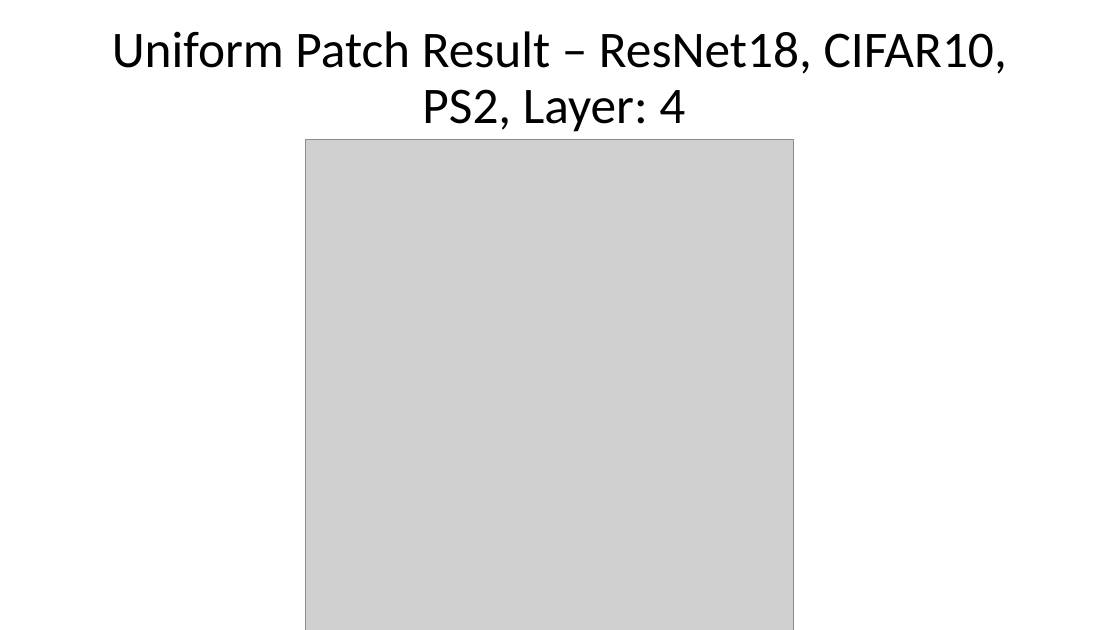
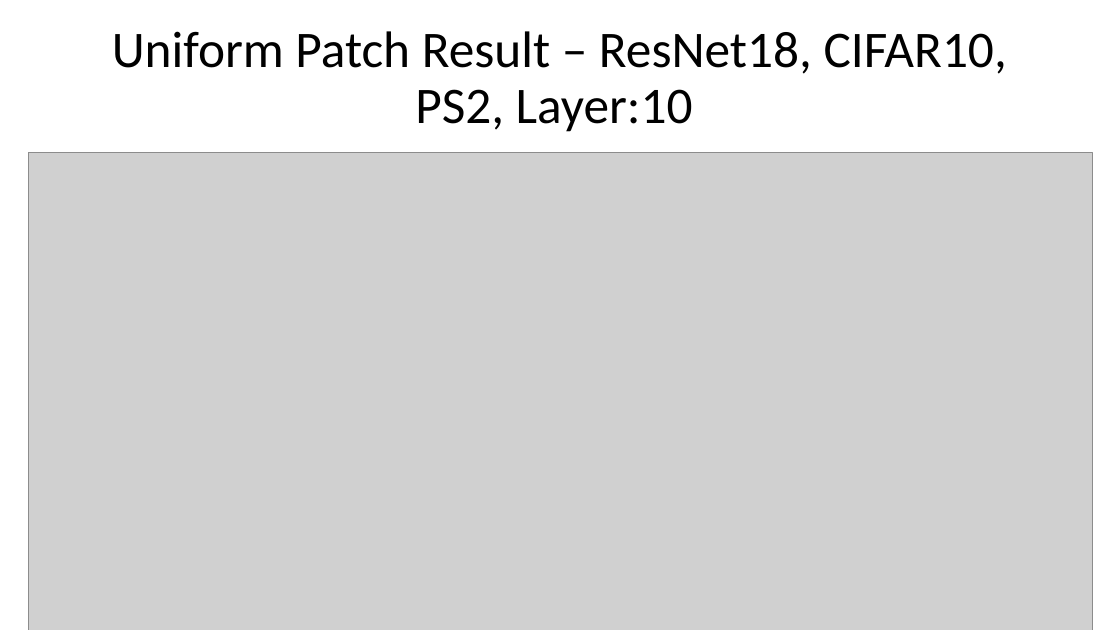
Before and after one commit to Mano-Man/Proj2, a slide deck: slide 21 of doc/Presentations/Results_Masks.pptx (slide 14 before the commit). Drawn at 1120x630 pixels with LibreOffice and Linux fonts; fonts in the diff are those of the drawing; grey boxes stand for pictures. Boxes give left, top, right and bottom in pixels: in the first picture for what was removed or moved away, otherwise in the second. Text is boxed around its words. In the diff, an @@ line names an element or a change of style, - is before the commit and + after.

```diff
--- a/doc/Presentations/Results_Masks.pptx
+++ b/doc/Presentations/Results_Masks.pptx
@@ title at <box>112,31,1007,132</box>: text changed @@
-Uniform Patch Result – ResNet18, CIFAR10, PS2, Layer: 4
+Uniform Patch Result – ResNet18, CIFAR10, PS2, Layer:10
@@ picture removed at <box>306,139,794,630</box> @@
@@ picture added at <box>28,152,1092,630</box> @@
```
Also in this commit, not shown: 10 other slides changed, 20 slides added.
